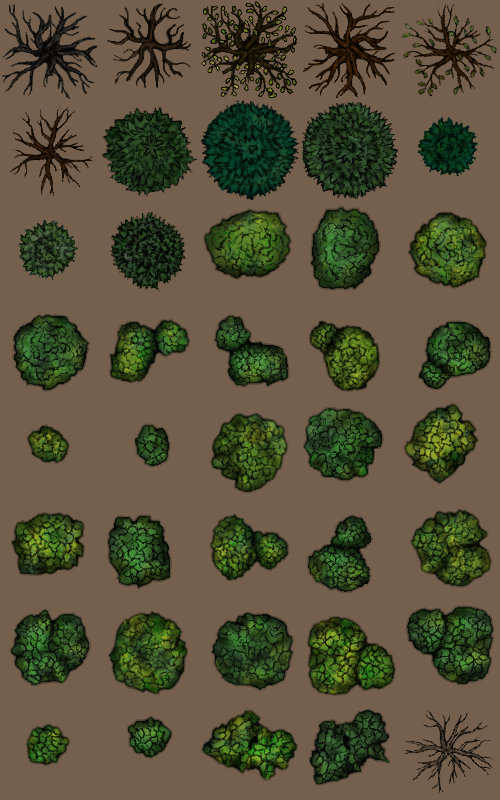
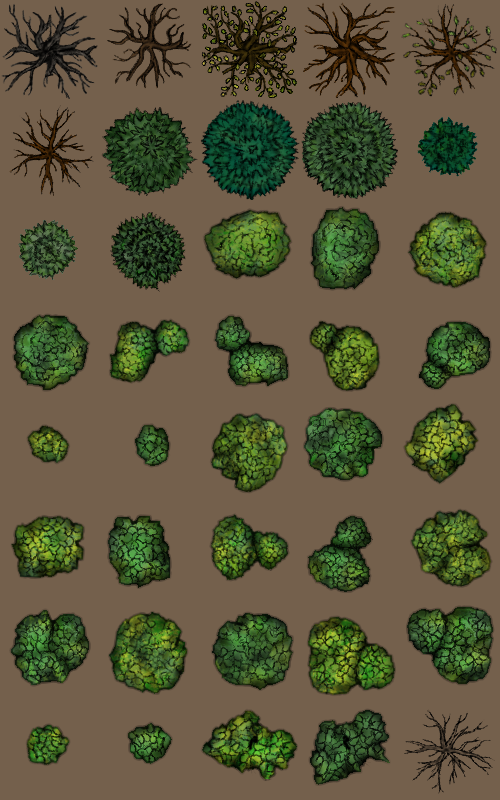
The second w=500, h=800 image is a revision of the first. Changes to its layers:
added layer "Layer #5" above "Layer #4" over [left=2, top=3, right=496, bottom=785]
hid "Layer #4" over [left=2, top=3, right=496, bottom=785]
